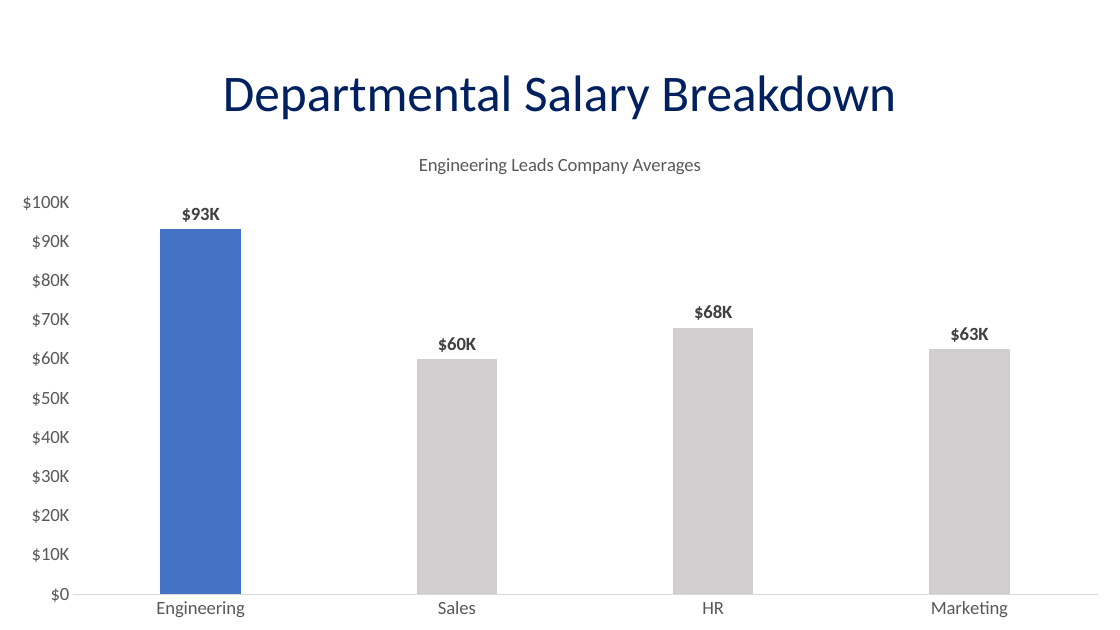
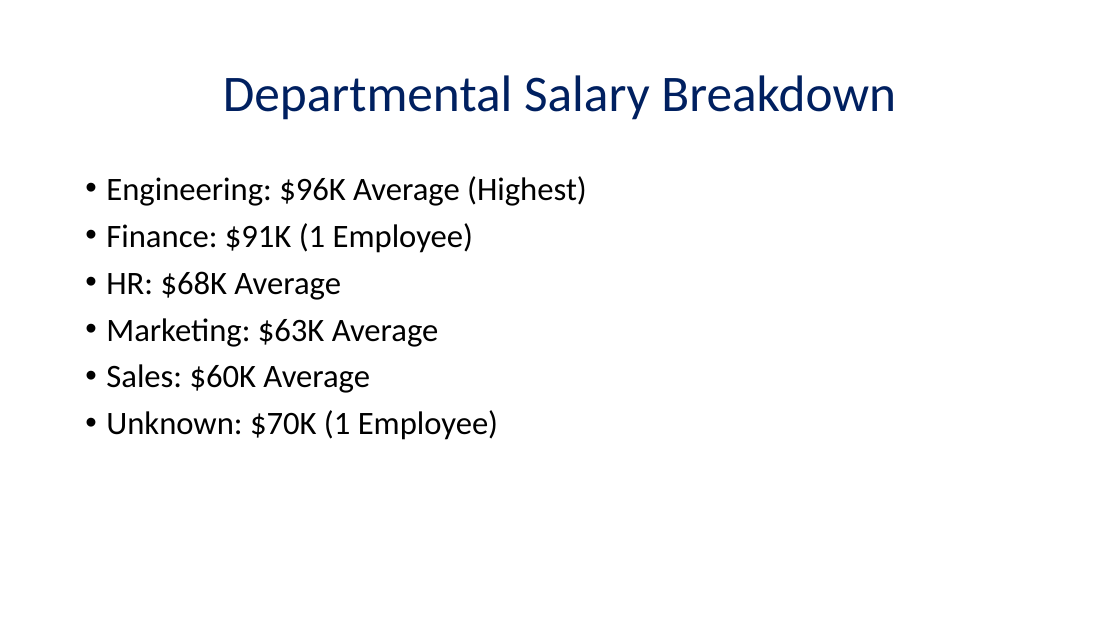
Before and after one commit to agnelolobo21-ux/Employee_Salary_Analysis, a slide deck: slide 3 of Employee_Salary_Analysis_Presentation.pptx. Drawn at 1120x630 pixels with LibreOffice and Linux fonts; fonts in the diff are those of the drawing. Boxes give left, top, right and bottom in pixels: in the first picture for what was removed or moved away, otherwise in the second. Text is boxed around its words. In the diff, an @@ line names an element or a change of style, - is before the commit and + after.

```diff
--- a/Employee_Salary_Analysis_Presentation.pptx
+++ b/Employee_Salary_Analysis_Presentation.pptx
@@ column chart removed at (x1=0, y1=135, x2=1120, y2=630) @@
-title "Engineering Leads Company Averages "
-categories: Engineering, Sales, HR, Marketing
-Series 1: 93000, 60000, 68000, 62000
@@ text added at (x1=106, y1=176, x2=587, y2=440), 28 pt, text #000000 @@
+• Engineering: $96K Average (Highest)
+• Finance: $91K (1 Employee)
+• HR: $68K Average
+• Marketing: $63K Average
+• Sales: $60K Average
+• Unknown: $70K (1 Employee)
```
Also in this commit, not shown: 2 other files.
